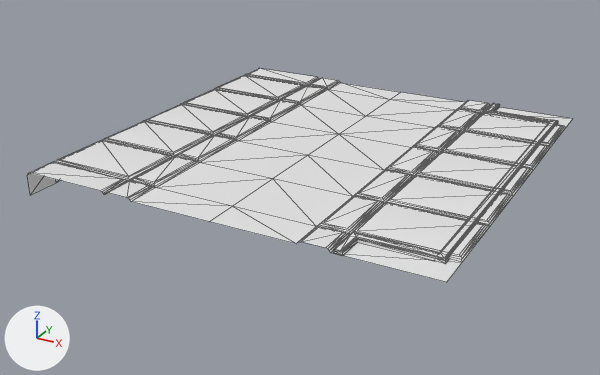
Renders of the FBX model Assets/_Game/Graphics/meshes/floors/floor_01.FBX from each side of a commit.
Camera for both pictures: a 50 mm camera at (9.8, -56.7, 18.7) aimed at (-13.6, -14.2, -2.6). Arrows for +X, +Y and +Z are at lower left; the lights stay in place. Mesh edges are drawn as thin lines. Where no turn or scale is listed for an object, it has been applied to the vertices. Vertices at the same position are counted once.

Script lines for the objects in view, before the commit:
```python
me_mesh = bpy.data.meshes.new('Mesh')
me_mesh.from_pydata(...)  # 496 vertices, 904 faces; spans x -25.4..0.0, y -25.4..0.0, z -1.3..0.3
ob_floor_low = bpy.data.objects.new('floor_low', me_mesh)
ob_floor_low.location = (0.0, 0.0, 0.0)
```
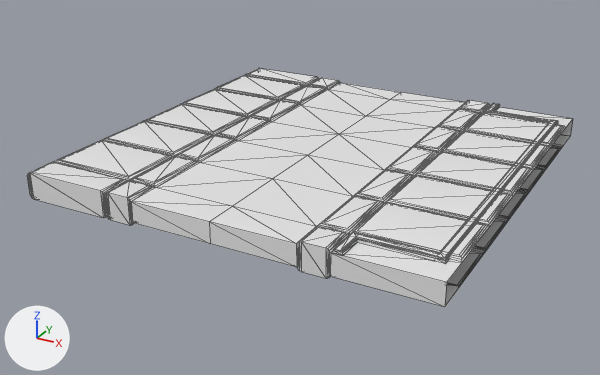
Boxes [x1, y1, x2, y2] around the edits, measured in the pictures (600 x 375 px):
'floor_low', reshaped (12% taller): before [27, 68, 572, 282]; after [27, 68, 573, 307]
part 1 of me_mesh, added: after [27, 98, 573, 307]

Edits to the bpy script that builds the scene:
```text
Change me_mesh:
    used by ob_floor_low; location = (0.0, 0.0, 0.0)
    remove me_mesh.from_pydata(...)  # 496 vertices, 904 faces; spans x -25.4..0.0, y -25.4..0.0, z -1.3..0.3
    add me_mesh.from_pydata(...)  # 856 vertices, 1672 faces; spans x -25.4..0.0, y -25.4..0.0, z -1.5..0.3
    me_mesh part 1: 360 vertices added at x -25.3..0.0, y -25.4..0.0, z -1.5..-1.3
```
